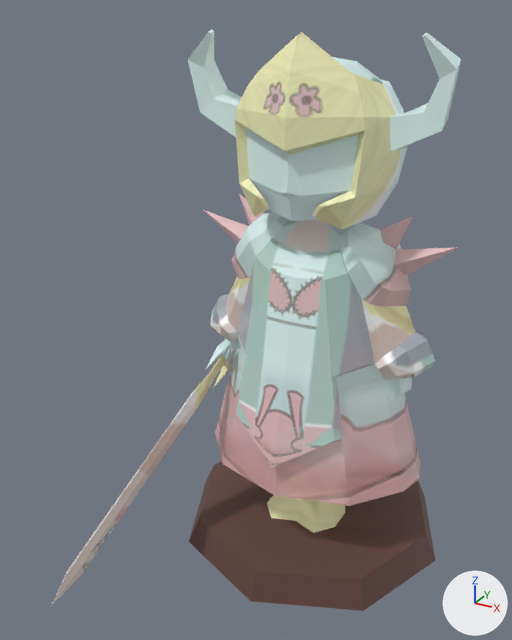
What one commit did to the FBX model Trucs_Graph/BoardGameCharacters/scenes/Asset_Pawn_Nana.fbx.
The view is the same before and after, from a 50 mm camera at (0.238, -0.555, 0.49) aimed at (-0.032, -0.063, 0.244). Arrows for +X, +Y and +Z are at lower right; the lights stay in place. Where no turn or scale is listed for an object, it has been applied to the vertices.

Before the edit, the objects in view are built like this:
```python
me_mesh = bpy.data.meshes.new('Mesh')
me_mesh.from_pydata(...)  # 420 vertices, 432 faces; spans x -0.119..0.12, y -0.077..0.104, z -0.018..0.432
me_mesh.materials.append(mat_psd_texture)
me_mesh_001 = bpy.data.meshes.new('Mesh.001')
me_mesh_001.from_pydata(...)  # 59 vertices, 69 faces; spans x -0.141..-0.069, y -0.217..0.027, z -0.027..0.174
me_mesh_001.materials.append(mat_psd_texture)
me_mesh_002 = bpy.data.meshes.new('Mesh.002')
me_mesh_002.from_pydata(...)  # an 8-sided cut cone along z (radius 0.131 at the low end, 0.12 at the high end) spanning x -0.131..0.131, y -0.131..0.131, z 0.0..0.026
me_mesh_002.materials.append(mat_lambert4)  # picture img_tex_stand_01_512x512_png
ob_nana_body = bpy.data.objects.new('nana_body', me_mesh)
ob_nana_body.location = (0.0, -0.017, 0.044)
ob_nana_stand = bpy.data.objects.new('Nana_stand', me_mesh_002)
ob_nana_stand.location = (0.0, 0.0, 0.0)
ob_nana_sword = bpy.data.objects.new('nana_sword', me_mesh_001)
ob_nana_sword.location = (0.0, -0.017, 0.044)
```
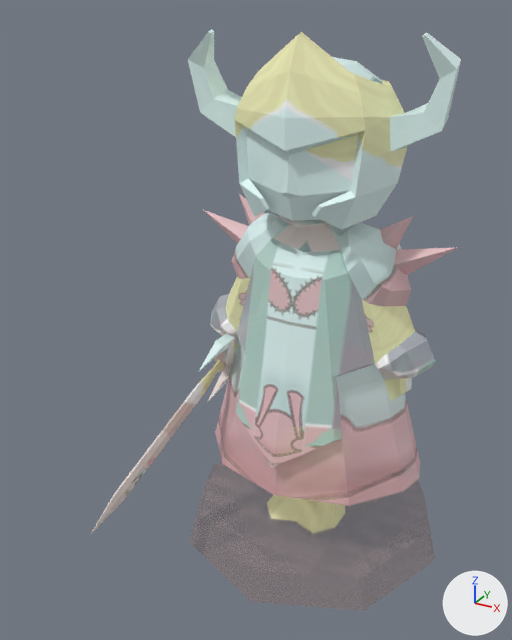
Commit message: refonte pawns 4

Pixel boxes (x1, y1, x2, y2) of what changed, in the pictures (512 x 640 px):
'nana_body', reshaped: before (188, 29, 461, 533); after (188, 29, 461, 534)
'Nana_stand', surface changed, recoloured: (189, 461, 435, 611) in both
'nana_sword', reshaped, moved: before (51, 339, 234, 606); after (90, 333, 236, 535)
part 2 of me_mesh, built on: (238, 179, 401, 377) in both
part 3 of me_mesh, surface changed: (225, 33, 415, 533) in both

The change, as a diff of the scene's bpy script:
```diff
--- a/Trucs_Graph/BoardGameCharacters/scenes/Asset_Pawn_Nana.fbx.py
+++ b/Trucs_Graph/BoardGameCharacters/scenes/Asset_Pawn_Nana.fbx.py
@@ img_tex_stand_01_512x512_png @@
-img_tex_stand_01_512x512_png = load_image('TEX_Stand_01_512x512.png', '../sourceimages/TEX_Stand_01_512x512.png', 512, 512, 'sRGB')
+img_tex_stand_01_512x512_png = load_image('TEX_Stand_01_512x512.psd', '../sourceimages/TEX_Stand_01_512x512.png', 512, 512, 'Non-Color')
@@ mat_tex_stand @@
+mat_tex_stand = bpy.data.materials.new('Tex_Stand')
+# uses the picture img_tex_stand_01_512x512_png
@@ me_mesh @@
 # used by ob_nana_body; location = (0.0, -0.017, 0.044)
-me_mesh.from_pydata(...)  # 420 vertices, 432 faces; spans x -0.119..0.12, y -0.077..0.104, z -0.018..0.432
+me_mesh.from_pydata(...)  # 434 vertices, 454 faces; spans x -0.119..0.12, y -0.077..0.104, z -0.018..0.432
+# me_mesh part 2
+# 1 vertex is removed from x 0.0, y -0.047, z 0.293
+# 24 faces are deleted
+# 4 vertices in x -0.013..0.014, y 0.004..0.013, z 0.282 move by (0.0, -0.001, 0.0)
+# 12 vertices move from x -0.014..0.015, y -0.006..0.021, z 0.282..0.291 to x -0.036..0.037, y -0.029..0.052, z 0.282..0.296
+# 15 vertices are added at x -0.03..0.031, y -0.045..0.054, z 0.219..0.293
+# 46 new faces join them
+# me_mesh part 3: 132 kept faces spanning x -0.093..0.094, y -0.062..0.07, z -0.018..0.431 get new texture (UV) coordinates
 me_mesh.materials.append(mat_psd_texture)
@@ me_mesh_001 @@
 # used by ob_nana_sword; location = (0.0, -0.017, 0.044)
-me_mesh_001.from_pydata(...)  # 59 vertices, 69 faces; spans x -0.141..-0.069, y -0.217..0.027, z -0.027..0.174
+me_mesh_001.from_pydata(...)  # 59 vertices, 69 faces; spans x -0.042..0.021, y -0.16..0.061, z -0.114..0.041
+# me_mesh_001 part 1: 59 of 59 vertices moved; they spanned x -0.141..-0.069, y -0.217..0.027, z -0.027..0.174 and now span x -0.042..0.021, y -0.16..0.061, z -0.114..0.041; mean shift (0.087, 0.023, -0.133); largest move (-0.099, -0.013, 0.1) -> (-0.02, -0.001, -0.057)
 me_mesh_001.materials.append(mat_psd_texture)
@@ me_mesh_002 @@
 me_mesh_002.from_pydata(...)  # 18 vertices, 24 faces; spans x -0.131..0.131, y -0.131..0.131, z 0.0..0.026
-me_mesh_002.materials.append(mat_lambert4)  # picture img_tex_stand_01_512x512_png
+me_mesh_002.materials.append(mat_tex_stand)
@@ ob_nana_sword @@
 ob_nana_sword = bpy.data.objects.new('nana_sword', me_mesh_001)
-ob_nana_sword.location = (0.0, -0.017, 0.044)
+ob_nana_sword.location = (-0.085, -0.033, 0.183)
```
